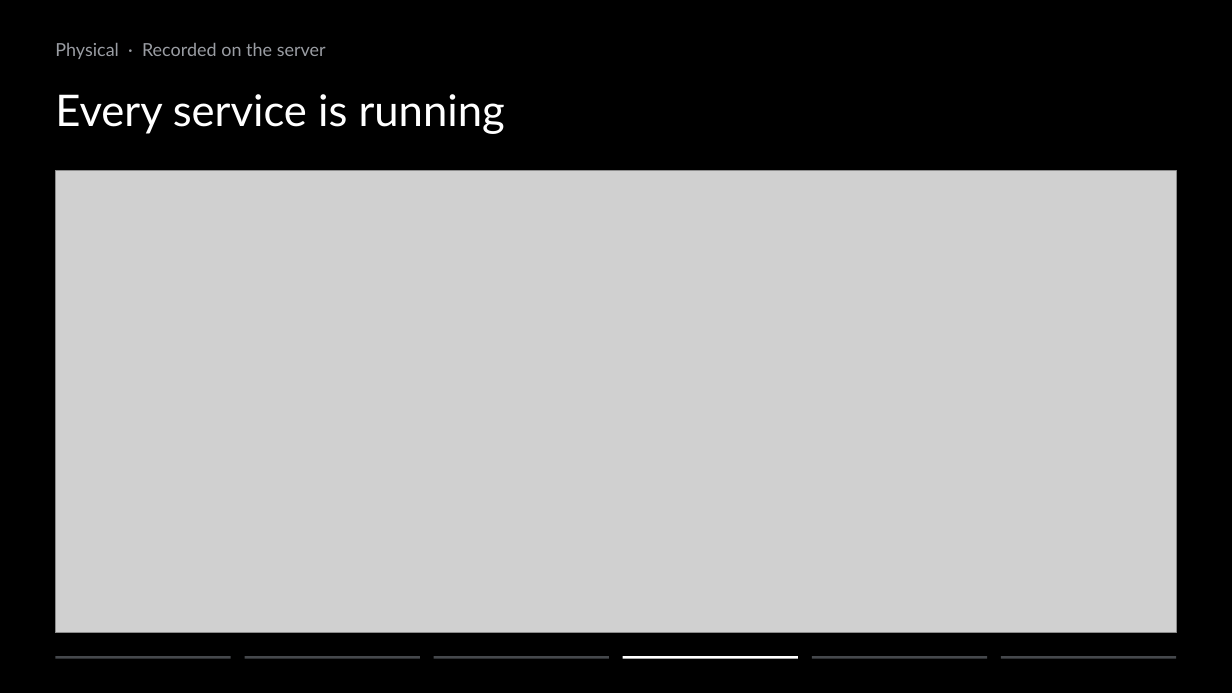
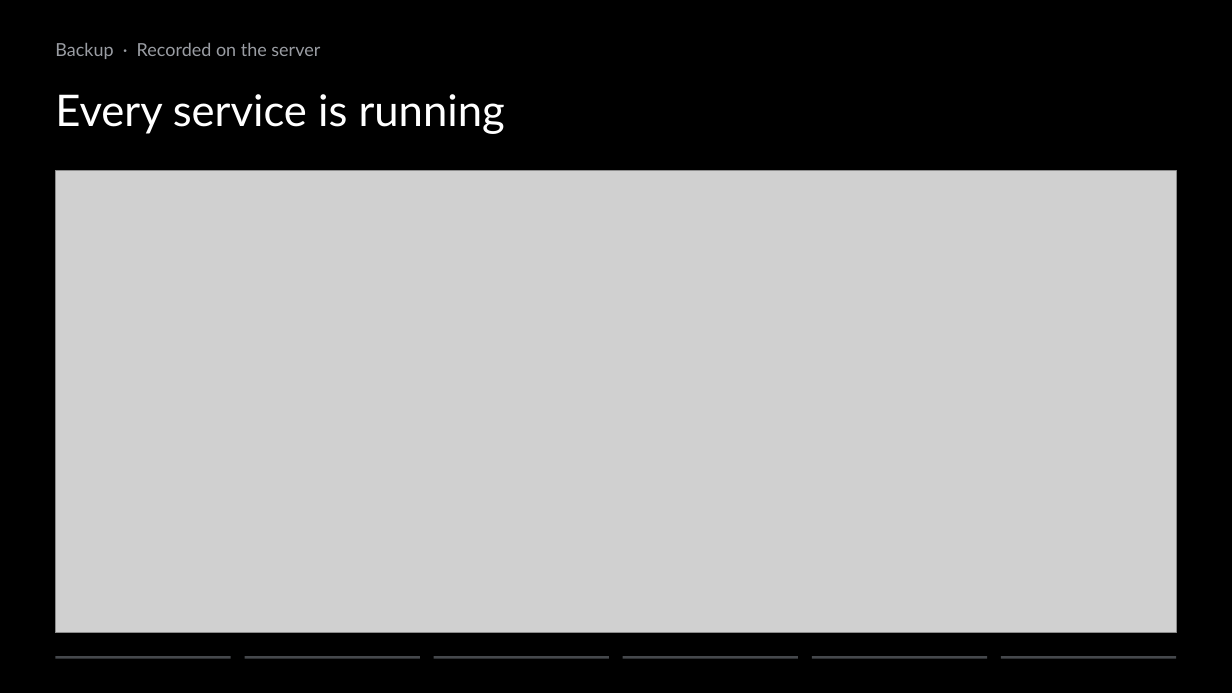
Before and after one commit to ziyangliu-666/lumen-next, a slide deck: slide 22 of docs/platform/slides/out/Team15-Lumen-Platform.pptx (slide 21 before the commit). Drawn at 1232x693 pixels with LibreOffice and Linux fonts; fonts in the diff are those of the drawing; grey boxes stand for pictures. Boxes give left, top, right and bottom in pixels: in the first picture for what was removed or moved away, otherwise in the second. Text is boxed around its words. In the diff, an @@ line names an element or a change of style, - is before the commit and + after.

```diff
--- a/docs/platform/slides/out/Team15-Lumen-Platform.pptx
+++ b/docs/platform/slides/out/Team15-Lumen-Platform.pptx
@@ text at [55,43,320,59]: text changed @@
-Physical · Recorded on the server
+Backup · Recorded on the server
@@ rectangle at [623,656,799,659]: fill #FFFFFF to #45484C @@
```
Also in this commit, not shown: 13 other slides changed, 1 slide added, 14 slides removed, 11 other files.
